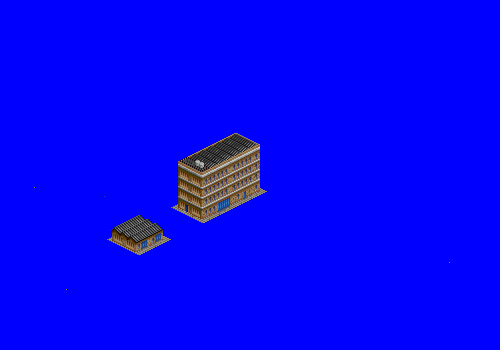
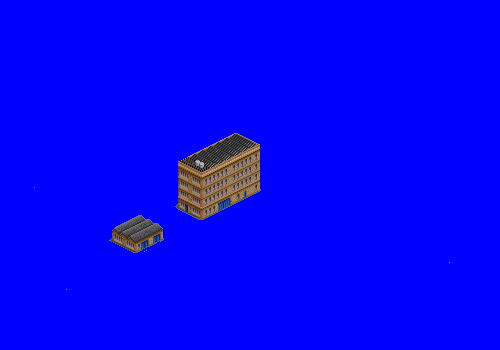
The second 500×350 image is a revision of the first. Changes to its layers:
added layer "warehouse" (2nd of 2, in "warehouse") in group "warehouse" over [109,215,164,253]
renamed "warehouse" to "warehouse old", hid it, painted on it over [104,196,163,252]
hid "tile cobble" (1st of 2, in "warehouse") over [107,224,171,255]
added layer "mill building" in group "mill" over [104,135,450,263]
added layer "mill building copy" in group "mill" over [104,135,450,263]
renamed "mill building" to "mill building old", hid it over [104,135,450,263]
hid "tile cobble copy 3" over [203,176,267,207]
hid "tile cobble copy 2" over [171,192,235,223]
